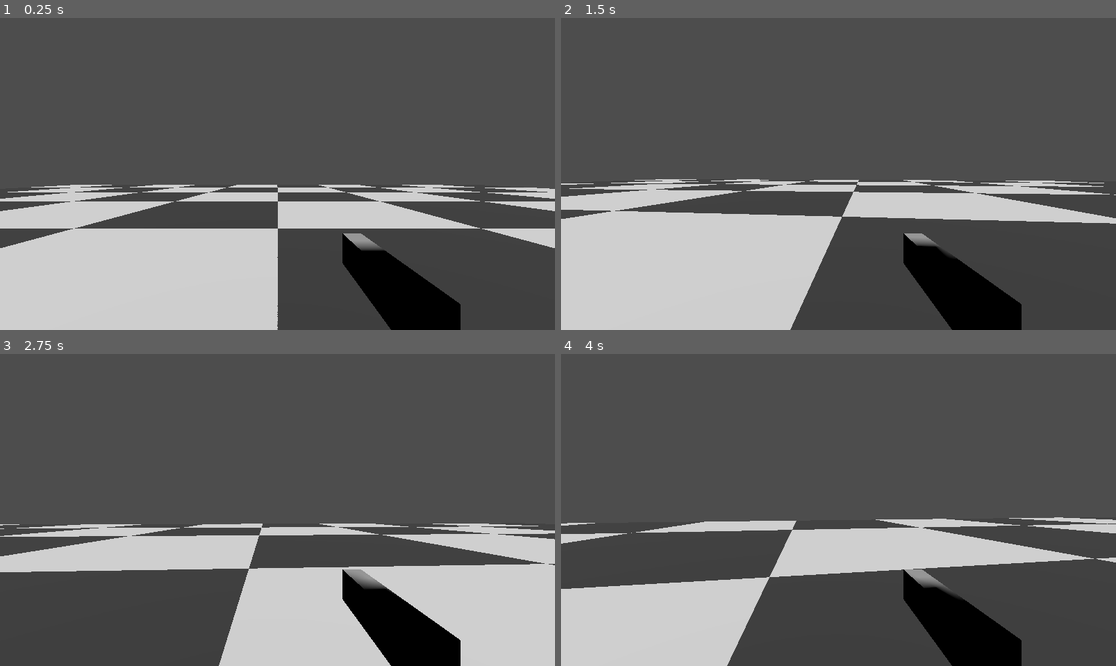
Above: before the commit, frames 1-4 (two rows, left to right).
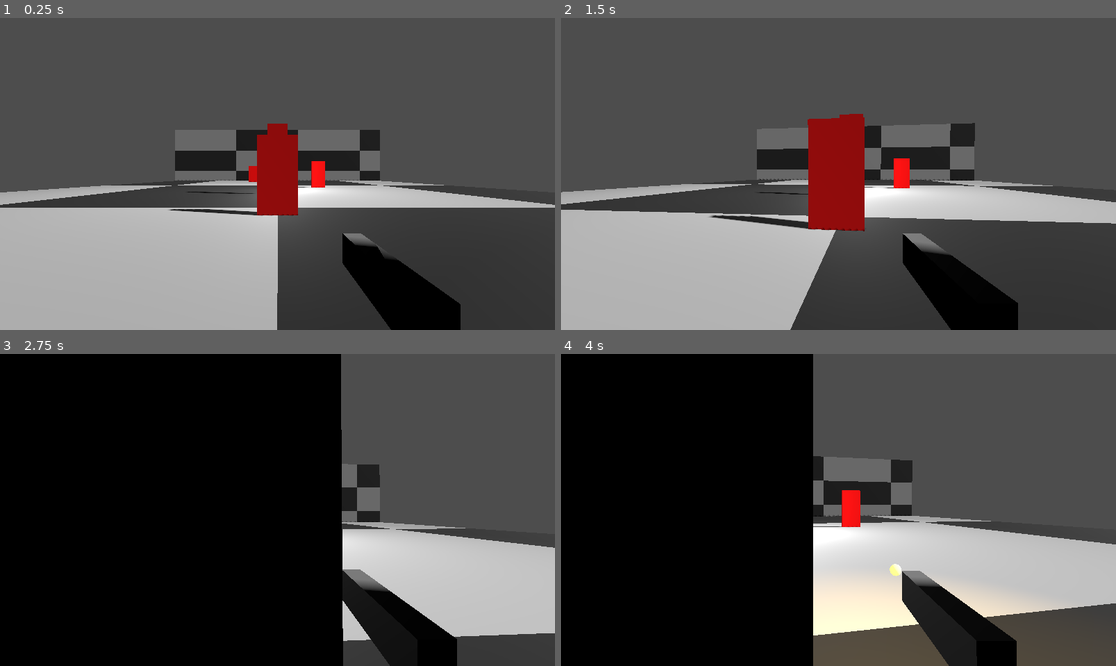
Above: after the commit, the same moments.

Repository: sysma1997/godot-shooter-3d
Game: Godot game, scene res://testing.tscn
Two runs of this game, one before a commit and one after it. Both use one fixed random seed, a clock stepped at 60 frames per second and the inputs below.
Inputs (mouse positions are in pixels of both pictures, inside the frame that each line leads up to):
- Up to frame 1 (0.25 s): no input
- Up to frame 2 (1.5 s): tap Enter (ui_accept) at 0.5, 0.77 s; move the mouse to (866, 174) at 0.52 s; press the mouse at (866, 174) at 0.53 s; hold W (move_forward) from 0.53 s (still down); move the mouse to (810, 174) at 1.27 s; release the mouse at (810, 174) at 1.28 s; click (810, 174) at 1.35 s
- Up to frame 3 (2.75 s): keep holding W (move_forward); tap Enter (ui_accept) at 1.52 s; move the mouse to (288, 503) at 2.02 s; hold Shift (sprint) from 2.03 s (still down); click (288, 503) at 2.3 s
- Up to frame 4 (4 s): keep holding W (move_forward); move the mouse to (832, 516) at 2.77 s; release Shift (sprint) at 2.78 s; click (832, 516) at 2.85 s; tap Enter (ui_accept) at 3.02, 3.77 s; move the mouse to (877, 513) at 3.52 s; press the mouse at (877, 513) at 3.53 s

The runs differ from the first frame. In frame 1, 31% of the frame differs, in the area x 0-100%, y 33-100%; in frame 2, 24%; in frame 3, 69%, in the area x 0-100%, y 0-100%; in frame 4, 63%.

Commit message:
Improvements in the test field

Diff:
--- a/assets/materials/checkerboard_floor.gdshader
+++ b/assets/materials/checkerboard_floor.gdshader
@@ -3,7 +3,7 @@
 uniform vec4 color1 : source_color = vec4(0.8, 0.8, 0.8, 1.0);
 uniform vec4 color2 : source_color = vec4(0.2, 0.2, 0.2, 1.0);
 uniform float square_size = 1.0;
-uniform float plane_scale = 10.0; // El tamaño de tu plane mesh
+uniform float plane_scale = 15.0; // El tamaño de tu plane mesh
 
 void fragment() {
     // Escalamos las UVs según el tamaño del plano
--- a/assets/materials/checkerboard_floor.tres
+++ b/assets/materials/checkerboard_floor.tres
@@ -1,7 +1,11 @@
 [gd_resource type="ShaderMaterial" format=3 uid="uid://bpc41hu3wb6ub"]
 
-[ext_resource type="Shader" uid="uid://d3bdau4shaldw" path="res://assets/materials/checkerboard_floor.gdshader" id="1_brcrr"]
+[ext_resource type="Shader" uid="uid://be1mnvo05g0h5" path="res://assets/materials/checkerboard_floor.gdshader" id="1_brcrr"]
 
 [resource]
 render_priority = 0
 shader = ExtResource("1_brcrr")
+shader_parameter/color1 = Color(0.8, 0.8, 0.8, 1)
+shader_parameter/color2 = Color(0.2, 0.2, 0.2, 1)
+shader_parameter/square_size = 1.0
+shader_parameter/plane_scale = 10.0
--- a/entities/player.gd
+++ b/entities/player.gd
@@ -30,10 +30,14 @@
 			Input.set_mouse_mode(Input.MOUSE_MODE_CAPTURED)
 
 	if event.is_action_pressed("fire"):
-		weapon_controller.fire()
+		if weapon_controller and weapon_controller.current_weapon:
+			if not weapon_controller.current_weapon.is_automatic:
+				weapon_controller.fire()
+	if event.is_action_released("fire"):
+		if weapon_controller:
+			weapon_controller.is_firing = false
 	if event.is_action_pressed("reload"):
 		weapon_controller.reload()
-
 func _process(delta: float) -> void:
 	if weapon_controller and weapon_controller.current_weapon:
 		if weapon_controller.current_weapon.is_automatic:
--- a/entities/player.tscn
+++ b/entities/player.tscn
@@ -1,8 +1,8 @@
 [gd_scene format=3 uid="uid://bxka2j5t4ku06"]
 
-[ext_resource type="Script" uid="uid://bekxo4licsmlm" path="res://entities/player.gd" id="1_merdl"]
+[ext_resource type="Script" uid="uid://bkidy6c1n1wcr" path="res://entities/player.gd" id="1_merdl"]
 [ext_resource type="PackedScene" uid="uid://dlh2fr4nbpycr" path="res://weapons/weapon_visual.tscn" id="2_e4p34"]
-[ext_resource type="Resource" uid="uid://svxp71sgi6j" path="res://weapons/data/pistol_data.tres" id="3_rfe5m"]
+[ext_resource type="Resource" uid="uid://bopt4640lffgm" path="res://weapons/data/rifle_data.tres" id="3_e4p34"]
 
 [sub_resource type="CapsuleShape3D" id="CapsuleShape3D_merdl"]
 
@@ -23,7 +23,7 @@
 
 [node name="WeaponVisual" parent="Head" unique_id=1289547587 instance=ExtResource("2_e4p34")]
 transform = Transform3D(1, 0, 0, 0, 1, 0, 0, 0, 1, 0.2, -0.2, -0.4)
-current_weapon = ExtResource("3_rfe5m")
+current_weapon = ExtResource("3_e4p34")
 
 [node name="FootRay" type="RayCast3D" parent="." unique_id=248643834]
 
--- /dev/null
+++ b/target.gd
@@ -0,0 +1,23 @@
+extends StaticBody3D
+
+@export var health: float = 100.0
+var original_color: Color
+
+func _ready() -> void:
+	if $MeshInstance3D.mesh is BoxMesh:
+		original_color = Color.RED
+
+func take_damage(amount: float) -> void:
+	health -= amount
+
+	var mesh = $MeshInstance3D
+	var material = StandardMaterial3D.new()
+	material.albedo_color = Color.WHITE
+	mesh.material_override = material
+
+	await get_tree().create_timer(0.05).timeout
+	mesh.material_override = null
+
+	if health <= 0:
+		queue_free()
+		print("Target destruido")
--- /dev/null
+++ b/target.tscn
@@ -0,0 +1,24 @@
+[gd_scene format=3 uid="uid://c45jqmk1v1gu3"]
+
+[ext_resource type="Script" uid="uid://4furkhfwhmb0" path="res://target.gd" id="1_t2jmu"]
+
+[sub_resource type="BoxShape3D" id="BoxShape3D_r5dtx"]
+size = Vector3(1, 2, 0.2)
+
+[sub_resource type="StandardMaterial3D" id="StandardMaterial3D_r5dtx"]
+albedo_color = Color(1, 0, 0, 1)
+
+[sub_resource type="BoxMesh" id="BoxMesh_na354"]
+material = SubResource("StandardMaterial3D_r5dtx")
+size = Vector3(1, 2, 0.2)
+
+[node name="Target" type="StaticBody3D" unique_id=1202507612]
+script = ExtResource("1_t2jmu")
+
+[node name="CollisionShape3D" type="CollisionShape3D" parent="." unique_id=1322300040]
+shape = SubResource("BoxShape3D_r5dtx")
+
+[node name="MeshInstance3D" type="MeshInstance3D" parent="." unique_id=877178049]
+mesh = SubResource("BoxMesh_na354")
+
+[node name="Label3D" type="Label3D" parent="." unique_id=826031009]
--- a/testing.tscn
+++ b/testing.tscn
@@ -2,30 +2,67 @@
 
 [ext_resource type="Material" uid="uid://bpc41hu3wb6ub" path="res://assets/materials/checkerboard_floor.tres" id="1_co24e"]
 [ext_resource type="PackedScene" uid="uid://bxka2j5t4ku06" path="res://entities/player.tscn" id="1_qrja6"]
+[ext_resource type="PackedScene" uid="uid://c45jqmk1v1gu3" path="res://target.tscn" id="3_feb8i"]
 
 [sub_resource type="PhysicsMaterial" id="PhysicsMaterial_qrja6"]
 
-[sub_resource type="PlaneMesh" id="PlaneMesh_co24e"]
-size = Vector2(60, 60)
+[sub_resource type="BoxMesh" id="BoxMesh_co24e"]
+size = Vector3(30, 0.1, 60)
 
-[sub_resource type="ConcavePolygonShape3D" id="ConcavePolygonShape3D_feb8i"]
-data = PackedVector3Array(30, 0, 30, -30, 0, 30, 30, 0, -30, -30, 0, 30, -30, 0, -30, 30, 0, -30)
+[sub_resource type="BoxShape3D" id="BoxShape3D_feb8i"]
+size = Vector3(30, 0.1, 60)
+
+[sub_resource type="BoxMesh" id="BoxMesh_kj3p2"]
+material = ExtResource("1_co24e")
+size = Vector3(30, 15, 0.5)
+
+[sub_resource type="BoxShape3D" id="BoxShape3D_lc7k4"]
+size = Vector3(15, 4, 0.5)
 
 [node name="Testing" type="Node3D" unique_id=2064159252]
 
-[node name="StaticBody3D" type="StaticBody3D" parent="." unique_id=210362658]
-transform = Transform3D(1, 0, 0, 0, 1, 0, 0, 0, 1, 0, -1.9341297, 0)
+[node name="WorldEnvironment" type="WorldEnvironment" parent="." unique_id=369586753]
+
+[node name="DirectionalLight3D" type="DirectionalLight3D" parent="." unique_id=680238417]
+transform = Transform3D(-0.2678103, 0.5483051, 0.7922369, 2.674541e-08, -0.8222732, 0.569093, 0.96347165, 0.15240899, 0.22021317, 45.951748, 25.312551, -4.158058)
+shadow_enabled = true
+
+[node name="floor" type="StaticBody3D" parent="." unique_id=210362658]
 physics_material_override = SubResource("PhysicsMaterial_qrja6")
 
-[node name="MeshInstance3D" type="MeshInstance3D" parent="StaticBody3D" unique_id=1189257993]
+[node name="MeshInstance3D" type="MeshInstance3D" parent="floor" unique_id=1189257993]
 material_override = ExtResource("1_co24e")
-mesh = SubResource("PlaneMesh_co24e")
+mesh = SubResource("BoxMesh_co24e")
 
-[node name="CollisionShape3D" type="CollisionShape3D" parent="StaticBody3D" unique_id=335820014]
-shape = SubResource("ConcavePolygonShape3D_feb8i")
+[node name="CollisionShape3D" type="CollisionShape3D" parent="floor" unique_id=335820014]
+shape = SubResource("BoxShape3D_feb8i")
+
+[node name="BackWall" type="StaticBody3D" parent="." unique_id=1879375865]
+transform = Transform3D(1, 0, 0, 0, 1, 0, 0, 0, 1, 0, 0, -30)
+
+[node name="MeshInstance3D" type="MeshInstance3D" parent="BackWall" unique_id=118204274]
+mesh = SubResource("BoxMesh_kj3p2")
+
+[node name="CollisionShape3D" type="CollisionShape3D" parent="BackWall" unique_id=1315163912]
+shape = SubResource("BoxShape3D_lc7k4")
 
 [node name="Player" parent="." unique_id=1822498301 instance=ExtResource("1_qrja6")]
+transform = Transform3D(1, 0, 0, 0, 1, 0, 0, 0, 1, 0, 1.1, 0)
 
-[node name="DirectionalLight3D" type="DirectionalLight3D" parent="." unique_id=680238417]
-transform = Transform3D(1, 0, 0, 0, 0.006667163, 0.99997777, 0, -0.99997777, 0.006667163, 0, 34.690628, 0)
-shadow_enabled = true
+[node name="Target" type="Node3D" parent="." unique_id=237008]
+
+[node name="Target" parent="Target" unique_id=1202507612 instance=ExtResource("3_feb8i")]
+transform = Transform3D(1, 0, 0, 0, 1, 0, 0, 0, 1, 0, 1, -5)
+
+[node name="Target2" parent="Target" unique_id=719570360 instance=ExtResource("3_feb8i")]
+transform = Transform3D(1, 0, 0, 0, 1, 0, 0, 0, 1, 3, 1, -15)
+
+[node name="Target3" parent="Target" unique_id=709958455 instance=ExtResource("3_feb8i")]
+transform = Transform3D(1, 0, 0, 0, 1, 0, 0, 0, 1, -3, 1, -25)
+
+[node name="Target4" parent="Target" unique_id=1401787650 instance=ExtResource("3_feb8i")]
+transform = Transform3D(1, 0, 0, 0, 1, 0, 0, 0, 1, 0, 2.5, -10)
+
+[node name="OmniLight3D" type="OmniLight3D" parent="." unique_id=1297989327]
+transform = Transform3D(1, 0, 0, 0, 1, 0, 0, 0, 1, 0, 1.2792668, -12.678297)
+omni_range = 17.145
--- a/weapons/data/rifle_data.tres
+++ b/weapons/data/rifle_data.tres
@@ -1,13 +1,14 @@
 [gd_resource type="Resource" script_class="WeaponData" format=3 uid="uid://bopt4640lffgm"]
 
-[ext_resource type="Script" uid="uid://ddvmdemx2o1l5" path="res://weapons/weapon_data.gd" id="1_mn5xv"]
+[ext_resource type="Script" uid="uid://cdh6nga6005wc" path="res://weapons/weapon_data.gd" id="1_mn5xv"]
 
 [resource]
 script = ExtResource("1_mn5xv")
 name = "Assault Rifle"
+fire_rate = 0.08
 is_automatic = true
-damage = 15.0
+damage = 12.0
 reload_time = 2.0
-spread_angle = 0.8
-recoil_vertical = 0.8
-recoil_horizontal = 0.4
+spread_angle = 0.15
+recoil_vertical = 0.3
+recoil_horizontal = 0.25
--- a/weapons/weapon_controller.gd
+++ b/weapons/weapon_controller.gd
@@ -17,7 +17,11 @@
 var can_fire: bool = true
 var is_reloading: bool = false
 var fire_timer: float = 0.0
-var current_recoil: float = 0.0
+
+var current_recoil_x: float = 0.0
+var current_recoil_y: float = 0.0
+var recoil_recovery_speed: float = 5.0
+var is_firing: bool = false
 
 func _ready() -> void:
 	if current_weapon:
@@ -31,6 +35,9 @@
 func _process(delta: float) -> void:
 	if fire_timer > 0:
 		fire_timer -= delta
+
+	if not is_firing and not is_reloading:
+		_recover_recoil(delta)
 
 func initialize_weapon(weapon: WeaponData) -> void:
 	current_weapon = weapon
@@ -47,6 +54,8 @@
 	if current_magazine_ammo <= 0:
 		reload()
 		return
+
+	is_firing = true
 
 	current_magazine_ammo -= 1
 	fire_timer = current_weapon.fire_rate
@@ -65,6 +74,11 @@
 	if current_magazine_ammo <= 0 and current_total_ammo > 0:
 		# Pequeño delay para que no recargue instantaneamente
 		get_tree().create_timer(0.2).timeout.connect(reload)
+
+	# Resetea is_firing despues de un momento
+	if not current_weapon.is_automatic:
+		await get_tree().create_timer(0.1).timeout
+		is_firing = false
 
 func _perform_raycast() -> void:
 	var space_state = get_world_3d().direct_space_state
@@ -132,25 +146,27 @@
 func _apply_recoil() -> void:
 	# Recoil mas notorio
 	var camera = get_viewport().get_camera_3d()
-	if not camera:
-		return
+	if not camera: return
 
-	current_recoil += current_weapon.recoil_vertical * 0.5
-	var original_rotation = camera.rotation
-	camera.rotation.x += deg_to_rad(current_recoil * 2.0)
-	camera.rotation.y += deg_to_rad(randf_range(
-		-current_weapon.recoil_horizontal,
-		current_weapon.recoil_horizontal) * 2.0
-	)
-	current_recoil = clamp(current_recoil, 0.0, 3.0)
-	var tween = create_tween()
-	tween.set_ease((Tween.EASE_OUT))
-	tween.set_trans(Tween.TRANS_QUAD)
-	tween.tween_property(camera, "rotation:x", original_rotation.x, 0.15)
-	tween.parallel().tween_property(camera, "rotation:y", original_rotation.y, 0.15)
-
-	var tween_recoil = create_tween()
-	tween_recoil.tween_property(self, "current_recoil", 0.0, 0.2)
+	# Acumular retroceso
+	# Cada disparo suma mas retroceso
+	var recoil_vertical = current_weapon.recoil_vertical * 0.08
+	var recoil_horizontal = current_weapon.recoil_horizontal * 0.08
+	# Si es automatica y se mantiene precionado, el retroceso crece mas
+	if current_weapon.is_automatic:
+		# Cuando mas dispara, mas sube
+		var spray_factor = 1.0 + (current_recoil_x * 0.5)
+		recoil_vertical *= spray_factor
+		recoil_horizontal *= spray_factor * 1.2 # Mas dispersion lateral con el tiempo
+	# Acumular en los acumuladores
+	current_recoil_x += recoil_vertical
+	current_recoil_y += randf_range(-recoil_horizontal, recoil_horizontal)
+	# Limitar el maximo para que no sea injugable
+	current_recoil_x = clamp(current_recoil_x, 0.0, 8.0)
+	current_recoil_y = clamp(current_recoil_y, -5.0, 5.0)
+	# Aplicar rotacion instantanea a la camara
+	camera.rotation.x += deg_to_rad(recoil_vertical * 3.0)
+	camera.rotation.y += deg_to_rad(randf_range(-recoil_horizontal, recoil_horizontal) * 3.0)
 func _apply_weapon_kickback() -> void:
 	var kick_direction = Vector3(randf_range(-0.01, 0.01), 0.015, 0.04)
 	position += kick_direction
@@ -159,3 +175,12 @@
 	tween.set_ease(Tween.EASE_OUT)
 	tween.set_trans(Tween.TRANS_BACK)
 	tween.tween_property(self, "position", position - kick_direction, 0.12)
+func _recover_recoil(delta: float) -> void:
+	var camera = get_viewport().get_camera_3d()
+	if not camera: return
+	# Reducir acumuladores gradualmente
+	current_recoil_x = move_toward(current_recoil_x, 0.0, recoil_recovery_speed * delta)
+	current_recoil_y = move_toward(current_recoil_y, 0.0, recoil_recovery_speed * delta)
+	# Recuperar rotacion de camara suave
+	camera.rotation.x = move_toward(camera.rotation.x, 0.0, 3.0 * delta)
+	camera.rotation.y = move_toward(camera.rotation.y, 0.0, 3.0 * delta)
